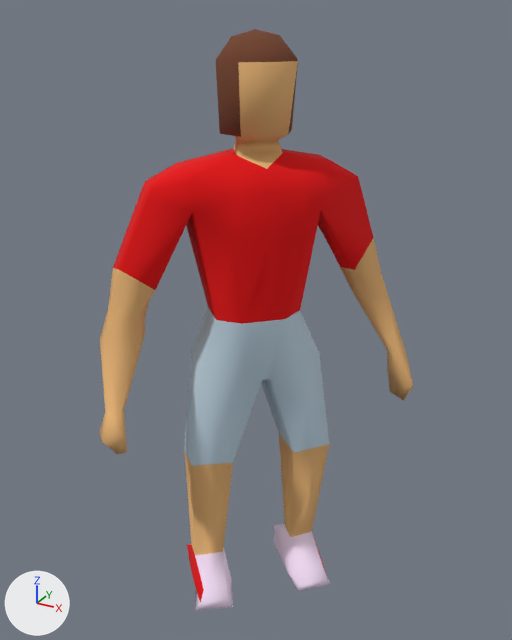
One commit to the glTF model public/assets/models/units/enemy.glb: the scene before it, then after it.
Before and after are seen from a 50 mm camera at (0.899, -1.644, 1.68) aimed at (0.022, -0.051, 0.883). The lights are fixed; the arrows at lower left show +X, +Y and +Z.

The older version as bpy lines, for what is in view:
```python
mat_material_002 = principled_material('Material.002')
mat_material_002.base_color = (0.8, 0.454, 0.179)  # beige #e7b475
mat_material_002.roughness = 1.0
mat_material_003 = principled_material('Material.003')
mat_material_003.base_color = (0.168, 0.0529, 0.0225)  # brown #724129
mat_material_003.roughness = 1.0
mat_material_004 = principled_material('Material.004')
mat_material_004.base_color = (0.8, 0.0, 0.00134)  # red #e70004
mat_material_004.roughness = 1.0
mat_material_005 = principled_material('Material.005')
mat_material_005.base_color = (0.539, 0.686, 0.8)  # blue #c2d8e7
mat_material_005.roughness = 1.0
mat_material_006 = principled_material('Material.006')
mat_material_006.base_color = (0.974, 0.784, 1.0)  # white #fce5ff
mat_material_006.roughness = 1.0
me_plane = bpy.data.meshes.new('Plane')
me_plane.from_pydata(...)  # 204 vertices, 401 faces; spans x -0.31..0.42, y -0.45..0.31, z -0.03..1.63
# faces by material slot: [3, 135, 36, 111, 60, 56]
me_plane.materials.append(mat_material_001)  # white #e7e7e7
me_plane.materials.append(mat_material_002)  # beige #e7b475
me_plane.materials.append(mat_material_003)  # brown #724129
me_plane.materials.append(mat_material_004)  # red #e70004
me_plane.materials.append(mat_material_005)  # blue #c2d8e7
me_plane.materials.append(mat_material_006)  # white #fce5ff
ob_plane_001 = bpy.data.objects.new('Plane.001', me_plane)
ob_plane_001.location = (0.0, 0.0, 0.0)
```
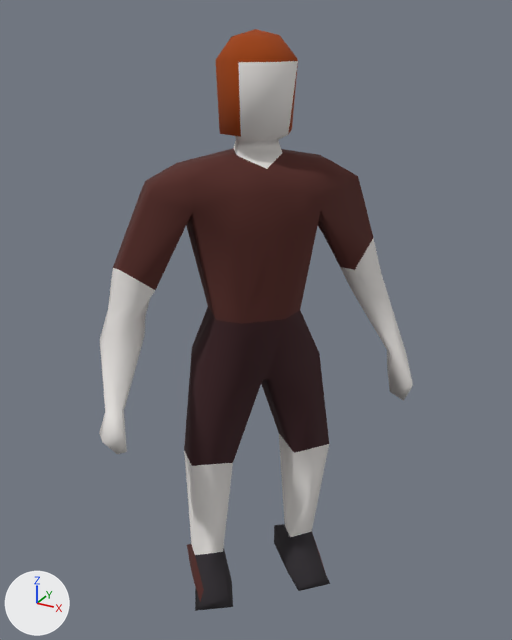
What differs and where, as boxes [x1, y1, x2, y2] in the pictures (512 x 640 px):
'Plane.001', recoloured
    both: [99, 29, 413, 611]

The edits, one by one:
Material 'Material.002' (mat_material_002) changes colour from beige #e7b475 to white #e7e3e0; in linear values from (0.8, 0.454, 0.179) to (0.8, 0.77, 0.747).
Material 'Material.003' (mat_material_003) changes colour from brown #724129 to brown #9c4000; in linear values from (0.168, 0.0529, 0.0225) to (0.334, 0.0506, 0.0).
Material 'Material.004' (mat_material_004) changes colour from red #e70004 to dark red #552924; in linear values from (0.8, 0.0, 0.00134) to (0.0908, 0.0225, 0.0176).
Material 'Material.005' (mat_material_005) changes colour from blue #c2d8e7 to brown #3b1e22; in linear values from (0.539, 0.686, 0.8) to (0.0444, 0.0129, 0.0157).
Material 'Material.006' (mat_material_006) changes colour from white #fce5ff to black #2f2b30; in linear values from (0.974, 0.784, 1.0) to (0.0284, 0.0239, 0.0291).
